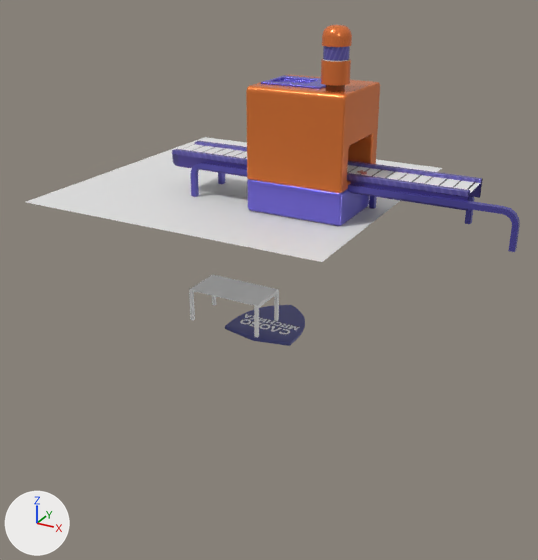
Before and after pictures for a commit that changed the glTF model src/models/Scene.glb.
Before and after are seen from a 50 mm lens placed at (7.96, -13.55, 4.6), pointed at (1.02, -0.94, -1.71). Lighting does not change. The marker at lower left points along +X, +Y and +Z. Where no turn or scale is listed for an object, it has been applied to the vertices. Vertices at the same position are counted once.

In view in the first picture: 'Cutter', 'FloorBase', 'FloorCells', 'Logo_4', 'Table'.
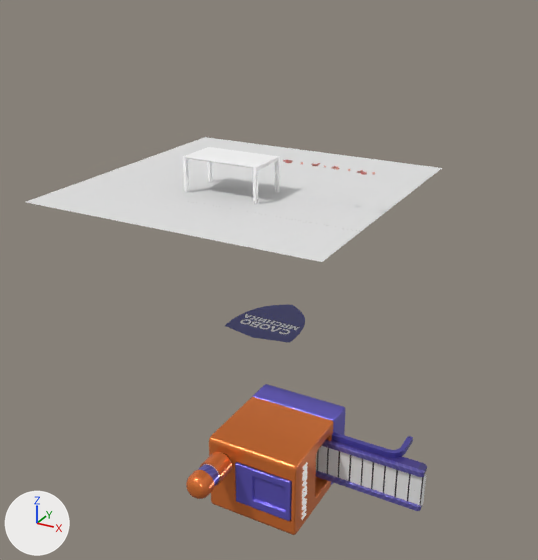
Boxes [x1, y1, x2, y2] around the edits, measured in the pictures (538 x 560 px):
'Cutter', reshaped, moved, turned: before [172, 25, 520, 252]; after [186, 384, 427, 535]
'Table', moved: before [189, 275, 279, 338]; after [183, 147, 280, 204]
part 1 of me_cutter, deleted: before [369, 196, 475, 224]
part 2 of me_cutter, cut back: before [342, 85, 520, 252]
'FloorBase', unchanged, uncovered by the edit: before [151, 137, 442, 183]; after [151, 137, 442, 196]

The change in detail:
me_cutter is used by ob_cutter; location (1.9, -0.9, 0.0); rotation (0.0, 0.0, -1.571), in degrees (0, 0, -90).
me_cutter had 2187 vertices, 3996 faces and spanned x -0.95..0.75, y -3.04..4.05, z 0.0..3.47.
me_cutter now has 1973 vertices, 3584 faces and spans x -0.95..0.75, y -3.04..0.98, z 0.0..3.47.
me_cutter part 1: the loose piece of 48 vertices spanning x -0.71..-0.59, y 1.02..3.02, z 0.0..0.73 is deleted.
Part 2, on me_cutter:
196 vertices are removed from x -0.72..0.51, y 0.96..4.05, z 0.0..1.48.
407 faces are deleted.
2 vertices are added at (-0.49, 0.88, 0.83), (0.23, 0.88, 0.83).
28 new vertices lie (0.0, 0.7, 0.0) away from vertices in x -0.61..0.34, y 0.14, z 0.55..0.89.
63 new faces join them, mat_factory_01 (picture img_factory_01).
20 new faces join them, mat_line (picture img_line).
Object 'Cutter' (ob_cutter) moves from (1.9, -0.9, 0.0) to (1.9, -0.9, -5.0).
Object 'Cutter' (ob_cutter) turns from (0, 0, -90) to (90, -90, 0) degrees about x, y and z.
Object 'Table' (ob_table) moves from (0.0, -0.7, -3.0) to (0.0, -0.7, 0.0).
